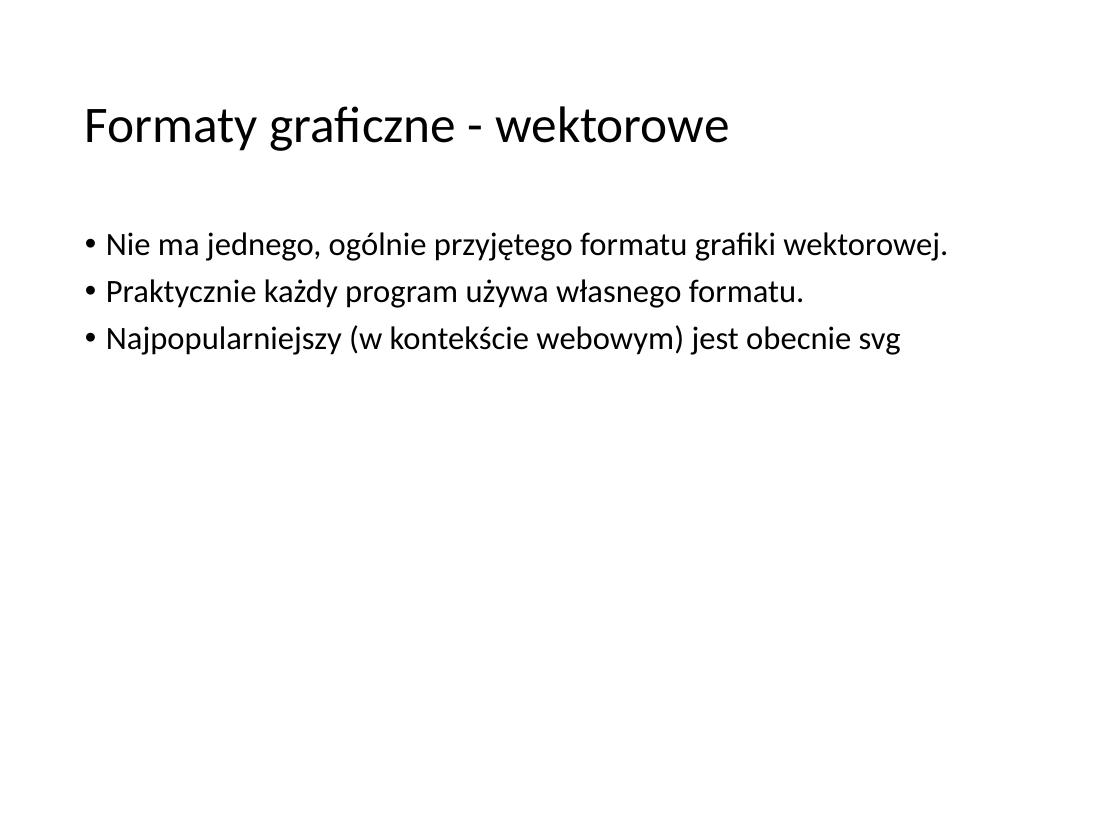
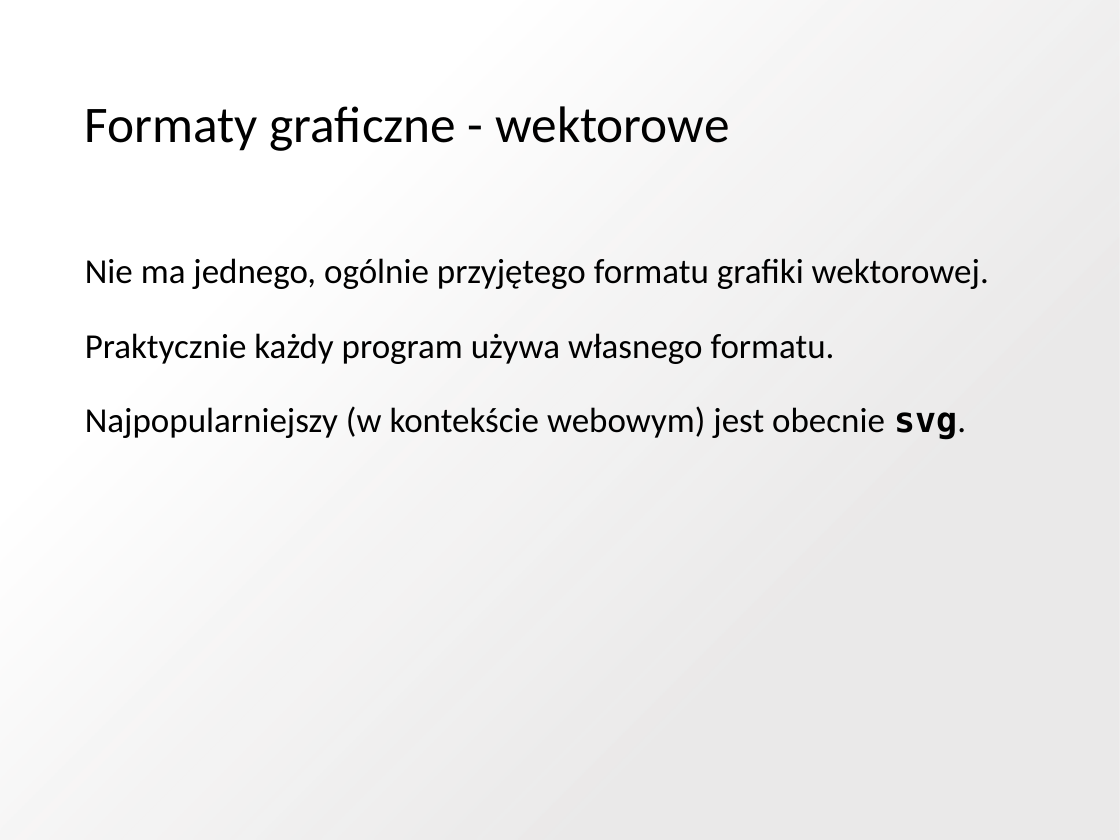
Before and after one commit to blackbat13/cs-lut, a slide deck: slide 6 of Grafika/Grafika rastrowa i wektorowa.pptx. Drawn at 1120x840 pixels with LibreOffice and Linux fonts; fonts in the diff are those of the drawing; background and template pictures are left out. Boxes give left, top, right and bottom in pixels: in the first picture for what was removed or moved away, otherwise in the second. Text is boxed around its words. In the diff, an @@ line names an element or a change of style, - is before the commit and + after.

```diff
--- a/Grafika/Grafika rastrowa i wektorowa.pptx
+++ b/Grafika/Grafika rastrowa i wektorowa.pptx
@@ rectangle added at (0,0,1120,840), fill gradient #E7E6E6 to #FFFFFF @@
@@ text at (85,258,989,364): size 29.9 to 32 pt in "Nie ma jednego, ogólnie przyjętego formatu grafiki ...", "Praktycznie każdy program używa własnego formatu."; bullet • to none; line spacing 0.9 to 1.5 @@
@@ text at (85,406,966,440): text changed; size 29.9 to 32 pt @@
-• Najpopularniejszy (w kontekście webowym) jest obecnie svg
+Najpopularniejszy (w kontekście webowym) jest obecnie svg.
```
Also in this commit, not shown: 4 other slides changed, 2 slides added, 2 slides removed, 1 other file.
